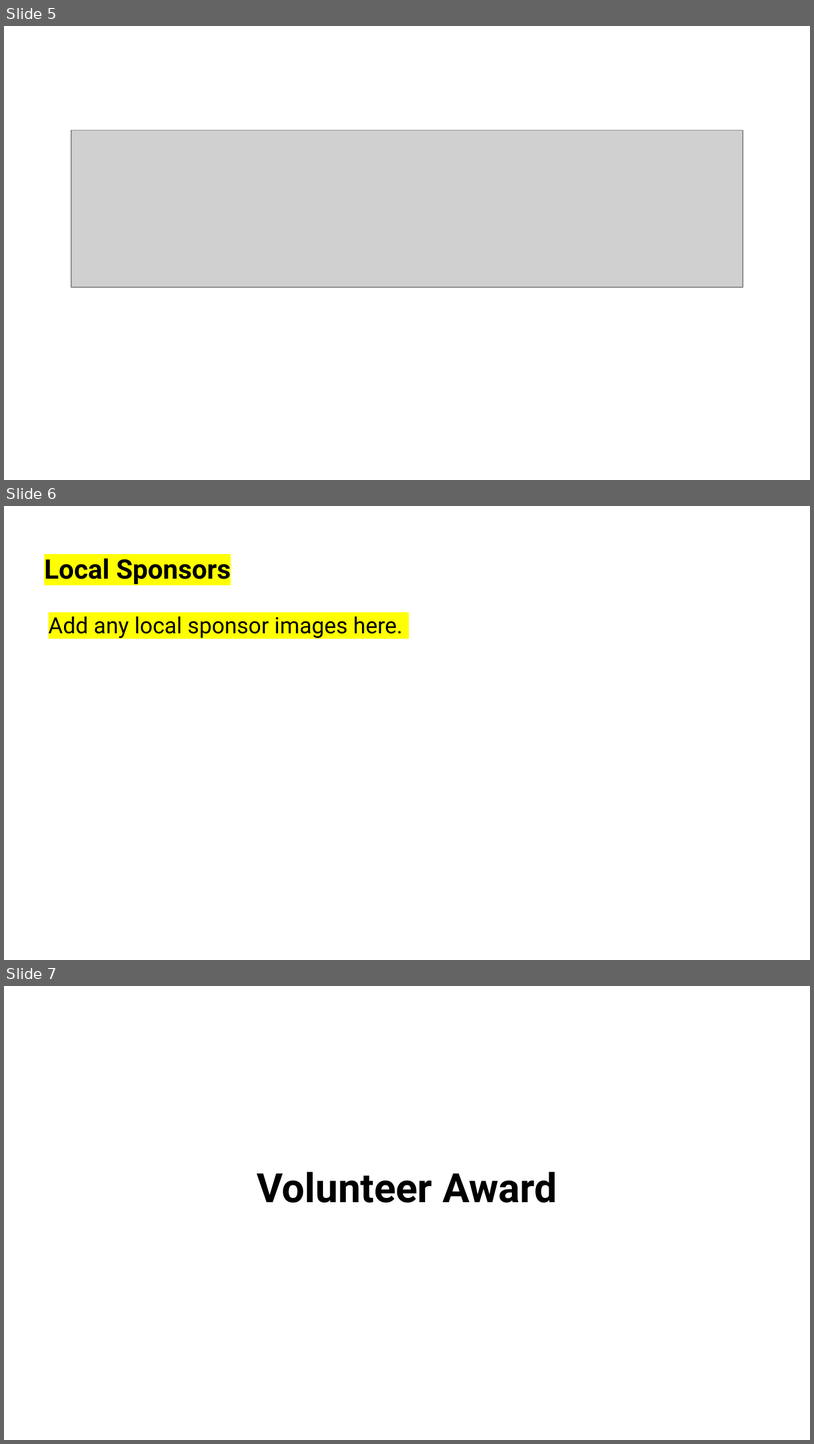
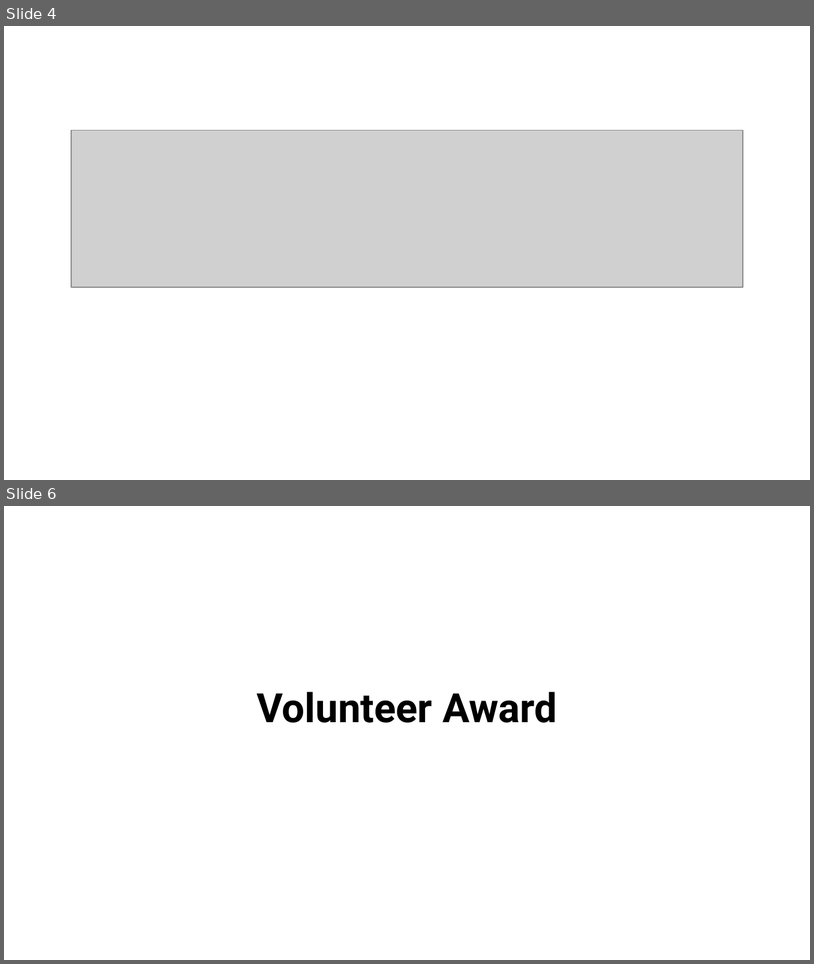
Before and after one commit to bpmerkel/FLLSlides, a slide deck: Api/Templates/Awards Ceremony - Full.pptx. Shown one above the other, each under a label of ours: slides 5, 6 and 7 before the commit, slides 4 and 6 after it; the slides between them are not shown. The pictures are 814x1444 and 814x964 pixels, drawn with LibreOffice and Linux fonts; fonts in the diff are those of the drawing; grey boxes stand for pictures; background and template pictures are left out. Boxes give left, top, right and bottom in pixels: in the first picture for what was removed or moved away, otherwise in the second. Text is boxed around its words. In the diff, an @@ line names an element or a change of style, - is before the commit and + after.

```diff
--- a/Api/Templates/Awards Ceremony - Full.pptx
+++ b/Api/Templates/Awards Ceremony - Full.pptx
@@ slide 6 removed at [4, 506, 810, 960], background picture (left out) @@
@@ title removed at [44, 553, 231, 584] @@
-Local Sponsors
@@ text removed at [48, 616, 402, 638] @@
-Add any local sponsor images here.
@@ what was slide 5 is now slide 4 @@
@@ what was slide 7 is now slide 6 @@
```
Also in this commit, not shown: 2 slides added, 1 other slide removed, 1 other file.
